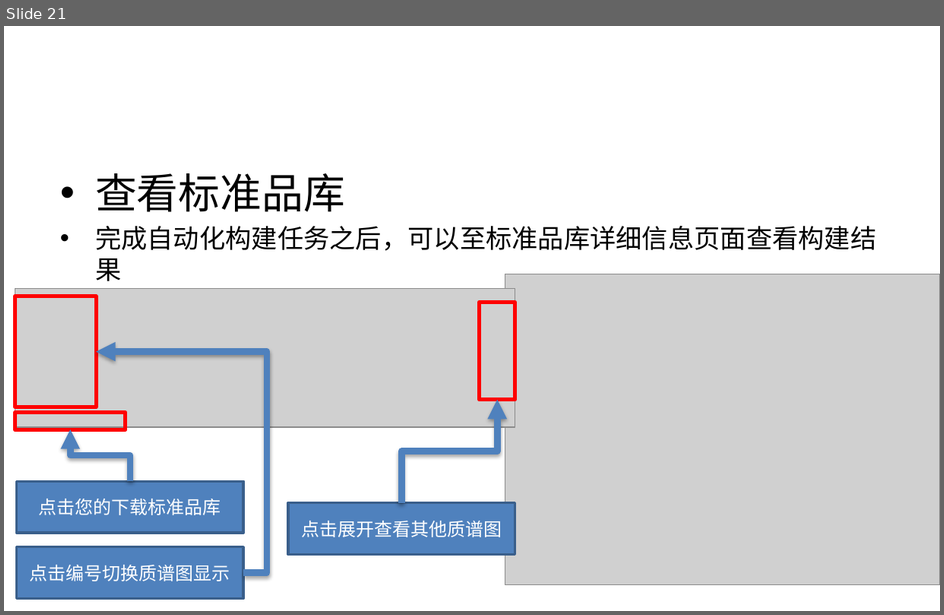
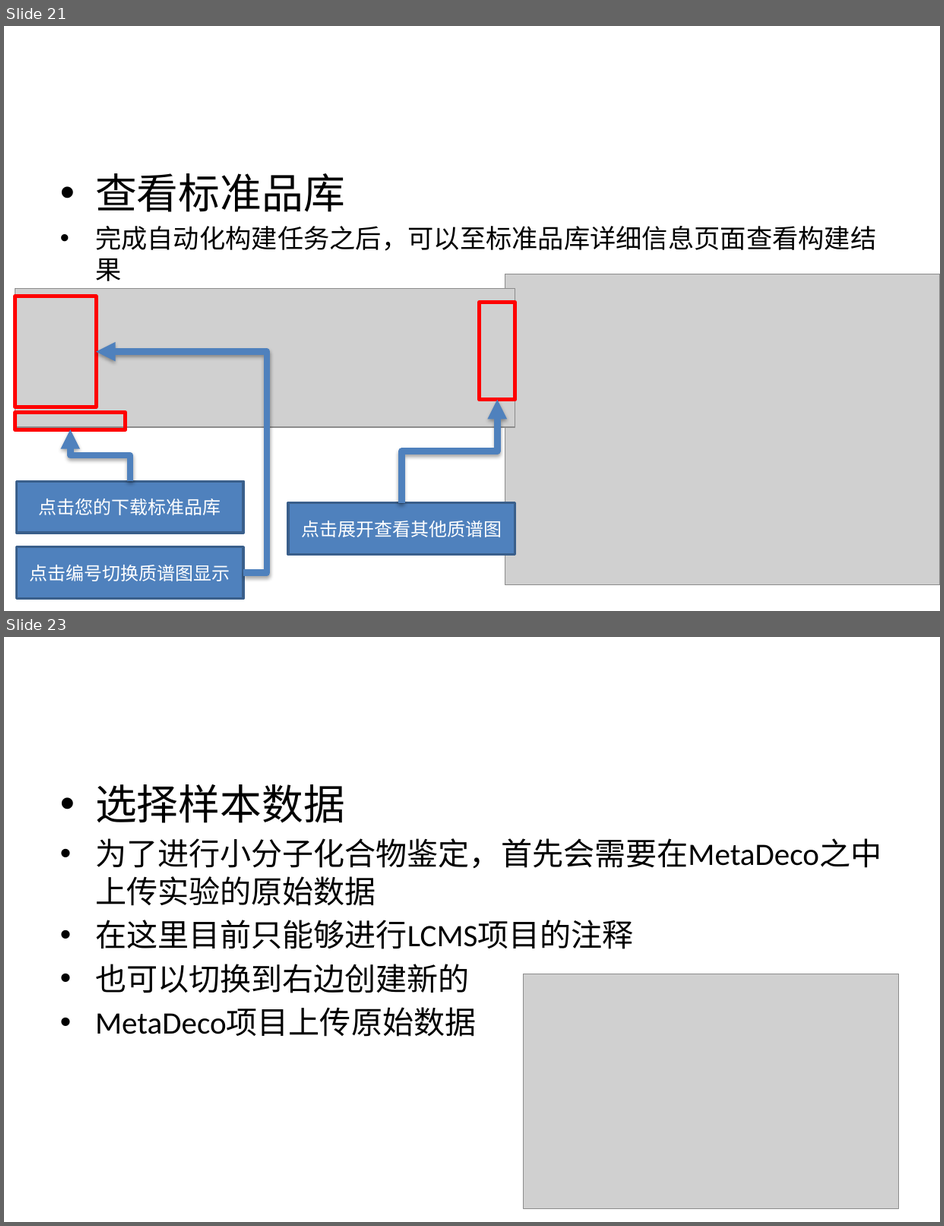
Before and after one commit to BioDeep/docs, a slide deck: Tutorials.pptx. Shown one above the other, each under a label of ours: slide 21 before the commit, slides 21 and 23 after it; the slides between them are not shown. The pictures are 944x615 and 944x1226 pixels, drawn with LibreOffice and Linux fonts; fonts in the diff are those of the drawing; grey boxes stand for pictures. Boxes give left, top, right and bottom in pixels: in the first picture for what was removed or moved away, otherwise in the second. Text is boxed around its words. In the diff, an @@ line names an element or a change of style, - is before the commit and + after.

```diff
--- a/Tutorials.pptx
+++ b/Tutorials.pptx
@@ slide 23 added at (4,637,940,1222), background #FFFFFF @@
@@ text added at (95,784,882,1037), 24 pt, text #000000 @@
+• 选择样本数据
+• 为了进行小分子化合物鉴定，首先会需要在MetaDeco之中上传实验的原始数据
+• 在这里目前只能够进行LCMS项目的注释
+• 也可以切换到右边创建新的
+• MetaDeco项目上传原始数据
@@ picture added at (524,974,899,1209) @@
```
Also in this commit, not shown: 10 other slides added.
